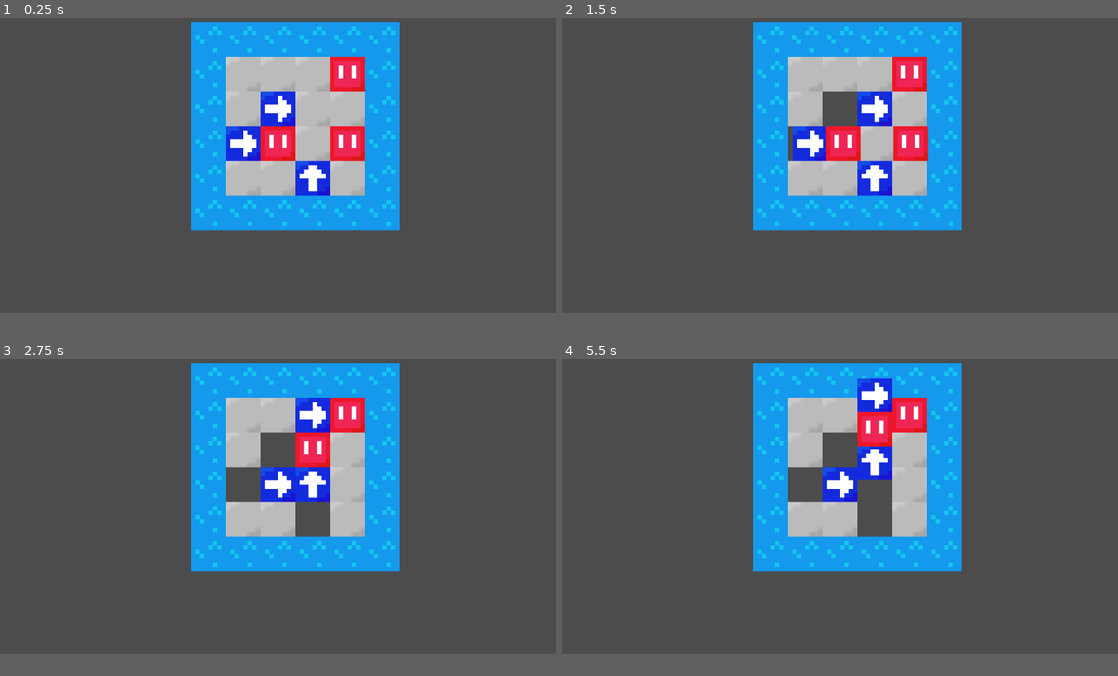
Above: before the commit, frames 1-4 (two rows, left to right).
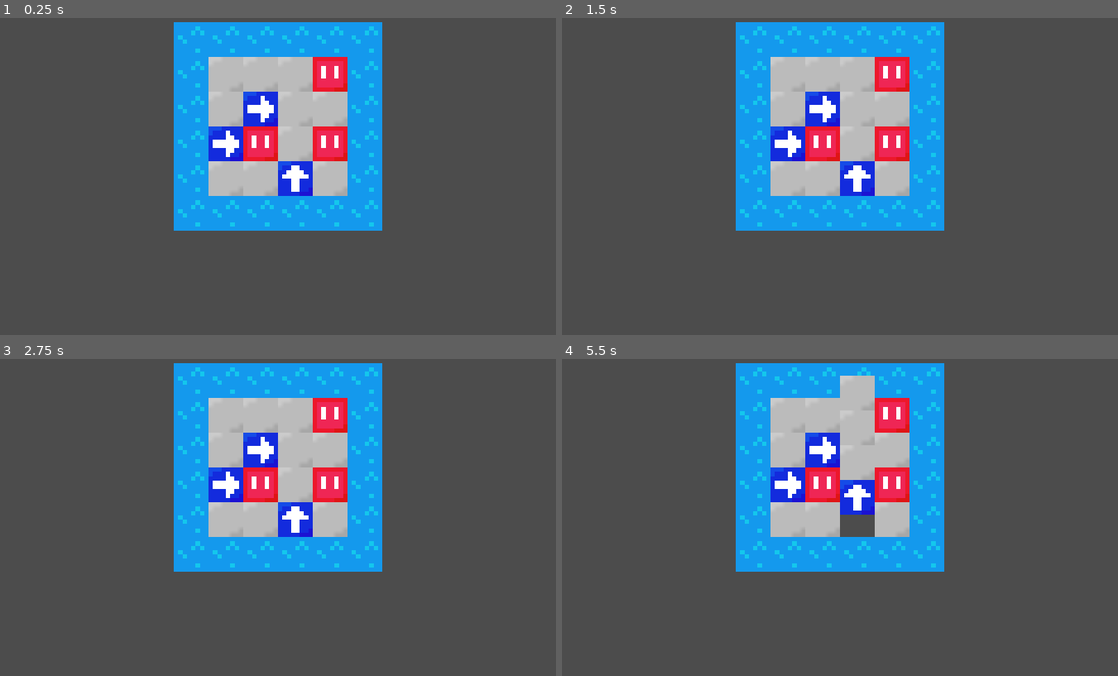
Above: after the commit, the same moments.

Repository: cosmicgenius/Godot-Intro
Game: Godot game, scene res://src/levels/LevelTemplate.tscn
Two runs of this game, one before a commit and one after it. Both use one fixed random seed, a clock stepped at 60 frames per second and the inputs below.
Inputs (mouse positions are in pixels of both pictures, inside the frame that each line leads up to):
- Up to frame 1 (0.25 s): no input
- Up to frame 2 (1.5 s): tap Enter at 0.5 s; move the mouse to (840, 109) at 0.52 s; click (840, 109) at 0.67 s; move the mouse to (806, 144) at 1.27 s; click (806, 144) at 1.42 s
- Up to frame 3 (2.75 s): move the mouse to (311, 520) at 2.02 s; click (311, 520) at 2.17 s
- Up to frame 4 (5.5 s): move the mouse to (812, 555) at 2.77 s; click (812, 555) at 2.92 s; tap Space at 3.5, 5 s; move the mouse to (1006, 539) at 3.52 s; click (1006, 539) at 3.67 s; tap Enter at 4.25 s; move the mouse to (673, 441) at 4.27 s; click (673, 441) at 4.42 s; move the mouse to (867, 492) at 5.02 s; click (867, 492) at 5.17 s
In our replay, the window is 800x468 before the commit and 800x500 after it. These sizes can differ from the game's own. Grey fills any space a smaller window leaves; there, only what the larger window draws over its background counts as a difference.

The runs differ from the first frame. In frame 1, 13% of the frame differs, in the area x 31-72%, y 1-68%; in frame 2, 14%; in frame 3, 15%; in frame 4, 15%.

Commit message:
Fix raycast and fix bug where it was possible to start 2 trains at once
See https://github.com/godotengine/godot/issues/42279 for raycast fix

Diff:
--- a/Trains/project.godot
+++ b/Trains/project.godot
@@ -24,6 +24,16 @@
 run/main_scene="res://src/levels/LevelTemplate.tscn"
 config/icon="res://icon.png"
 
+[autoload]
+
+Mechanics="*res://src/Mechanics.gd"
+
+[display]
+
+window/size/height=640
+window/stretch/mode="2d"
+window/stretch/aspect="keep"
+
 [layer_names]
 
 2d_physics/layer_1="default"
--- /dev/null
+++ b/Trains/src/Mechanics.gd
@@ -0,0 +1,3 @@
+extends Node
+
+var is_moving = false
--- a/Trains/src/blocks/Block.gd
+++ b/Trains/src/blocks/Block.gd
@@ -15,17 +15,13 @@
 
 func _ray_cast(move_dir_index : int) -> void:
 	ray.cast_to = move_dir[move_dir_index] * size
-
-	# bug with godot?
-	# raycast first picks next_block to be the one on the right,
-	# then changes cast_to even though the assignment is first
-	yield(get_tree().create_timer(0.0001), "timeout")
+	ray.force_raycast_update()
 
 	var next_block = ray.get_collider();
-	print(next_block)
+#	print(next_block)
 
 	if next_block != null:
-		print(next_block.get_parent().position)
+#		print(next_block.get_parent().position)
 		next_block.get_parent().start_movement(move_dir_index)
 
 
--- a/Trains/src/blocks/Train.gd
+++ b/Trains/src/blocks/Train.gd
@@ -14,5 +14,10 @@
 		self._on_click()
 
 func _on_click() -> void:
-	print(train_dir_index)
-	self.start_movement(train_dir_index)
+	if not Mechanics.is_moving:
+		Mechanics.is_moving = true
+		self.start_movement(train_dir_index)
+
+func _finish_movement(move_dir_index: int) -> void:
+	Mechanics.is_moving = false
+	._finish_movement(move_dir_index)
--- a/Trains/src/levels/LevelTemplate.tscn
+++ b/Trains/src/levels/LevelTemplate.tscn
@@ -109,8 +109,14 @@
 
 [node name="LevelTemplate" type="Node2D"]
 
-[node name="Blocks" type="TileMap" parent="."]
-position = Vector2( 32, 0 )
+[node name="Control" type="Control" parent="."]
+anchor_right = 1.0
+anchor_bottom = 1.0
+__meta__ = {
+"_edit_use_anchors_": false
+}
+
+[node name="Blocks" type="TileMap" parent="Control"]
 scale = Vector2( 8, 8 )
 tile_set = SubResource( 1 )
 cell_size = Vector2( 8, 8 )
